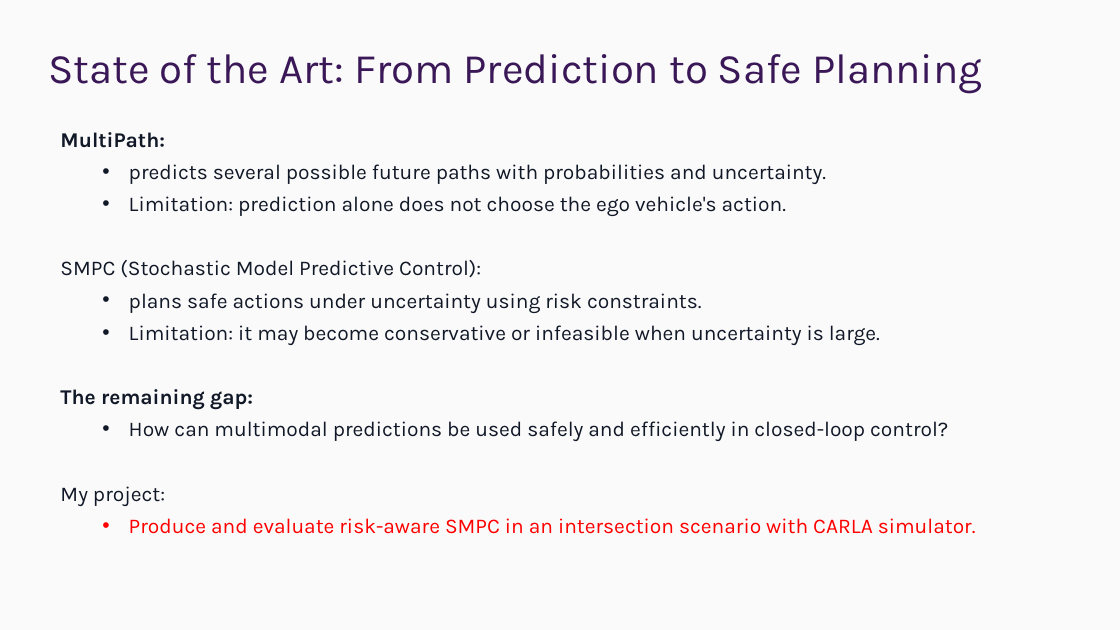
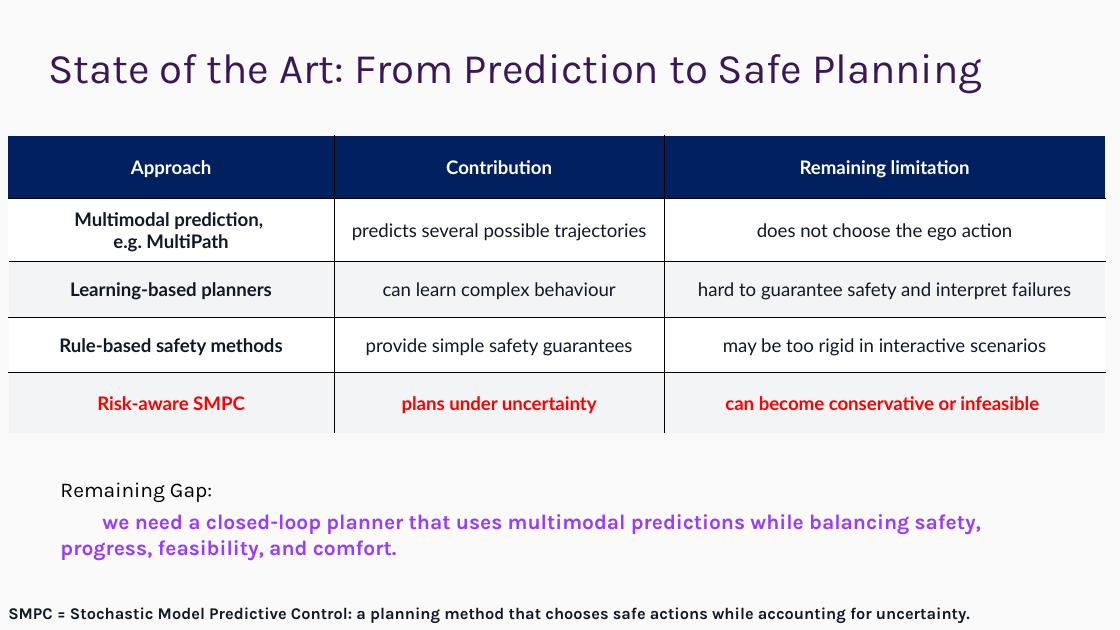
Before and after one commit to ChrisXiejq/Research-Project-IMLS, a slide deck: slide 6 of docs/presentation/25027138 - Presentation.pptx. Drawn at 1120x630 pixels with LibreOffice and Linux fonts; fonts in the diff are those of the drawing; background and template pictures are left out. Boxes give left, top, right and bottom in pixels: in the first picture for what was removed or moved away, otherwise in the second. Text is boxed around its words. In the diff, an @@ line names an element or a change of style, - is before the commit and + after.

```diff
--- a/docs/presentation/25027138 - Presentation.pptx
+++ b/docs/presentation/25027138 - Presentation.pptx
@@ table added at (8, 136, 1106, 434), 5 rows, 3 columns @@
+Approach | Contribution | Remaining limitation
+Multimodal prediction, / e.g. MultiPath | predicts several possible trajectories | does not choose the ego action
+Learning-based planners | can learn complex behaviour | hard to guarantee safety and interpret failures
+Rule-based safety methods | provide simple safety guarantees | may be too rigid in interactive scenarios
+Risk-aware SMPC | plans under uncertainty | can become conservative or infeasible
@@ text at (60, 482, 981, 560): text changed; text colour #111827 to #993AFF; bold on @@
-MultiPath:
-  • predicts several possible future paths with probabilities and uncertainty.
-  • Limitation: prediction alone does not choose the ego vehicle's action.
-SMPC (Stochastic Model Predictive Control):
-  • plans safe actions under uncertainty using risk constraints.
-  • Limitation: it may become conservative or infeasible when uncertainty is large.
-The remaining gap:
-  • How can multimodal predictions be used safely and efficiently in closed-loop control?
-My project:
-  • Produce and evaluate risk-aware SMPC in an intersection scenario with CARLA simulator.
+Remaining Gap:
+we need a closed-loop planner that uses multimodal predictions while balancing safety, progress, feasibility, and comfort.
@@ text added at (8, 607, 970, 623), 14 pt, text #111827, bold @@
+SMPC = Stochastic Model Predictive Control: a planning method that chooses safe actions while accounting for uncertainty.
```
Also in this commit, not shown: 8 other slides changed, 1 slide added, 1 slide removed, 4 other files.
